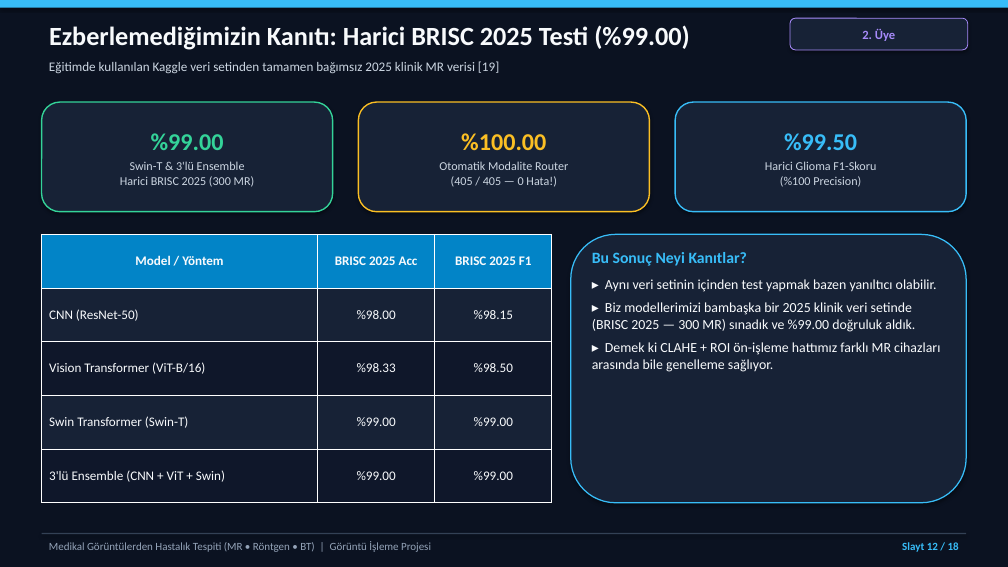
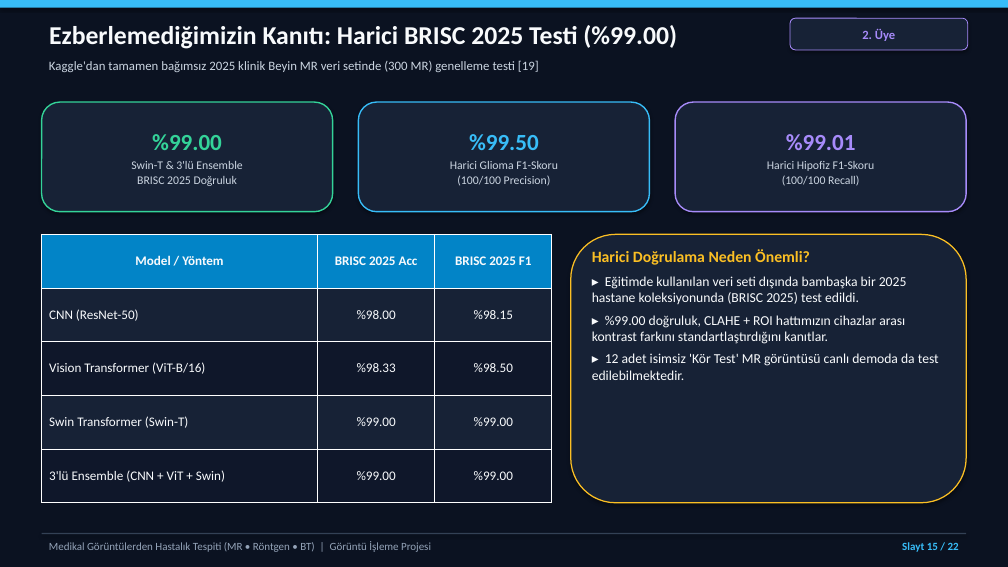
Before and after one commit to berkay01akin/medeical_disase_dedect, a slide deck: slide 15 of docs/Sunum_Medikal_Goruntu_Tespiti.pptx (slide 12 before the commit). Drawn at 1008x567 pixels with LibreOffice and Linux fonts; fonts in the diff are those of the drawing. Boxes give left, top, right and bottom in pixels: in the first picture for what was removed or moved away, otherwise in the second. Text is boxed around its words. In the diff, an @@ line names an element or a change of style, - is before the commit and + after.

```diff
--- a/docs/Sunum_Medikal_Goruntu_Tespiti.pptx
+++ b/docs/Sunum_Medikal_Goruntu_Tespiti.pptx
@@ text "Ezberlemediğimizin Kanıtı: Harici BRISC 2025 ..." at bbox=[49, 25, 677, 49]: size 25 to 24.5 pt @@
@@ text at bbox=[49, 60, 539, 72]: text changed; size 12.5 to 12.2 pt @@
-Eğitimde kullanılan Kaggle veri setinden tamamen bağımsız 2025 klinik MR verisi [19]
+Kaggle'dan tamamen bağımsız 2025 klinik Beyin MR veri setinde (300 MR) genelleme testi [19]
@@ rounded rectangle "%99.50" at bbox=[358, 102, 650, 212]: outline #FBBF24 1.3 pt to #38BDF8 1.3 pt @@
@@ rounded rectangle "%99.01" at bbox=[675, 102, 966, 212]: outline #38BDF8 1.3 pt to #A78BFA 1.3 pt @@
@@ text in rounded rectangle at bbox=[152, 134, 222, 150]: size 23 to 22 pt in "%99.00" @@
@@ text in rounded rectangle at bbox=[450, 134, 558, 186]: text changed; size 11.5 to 11.2 pt @@
-%100.00
-Otomatik Modalite Router
-(405 / 405 — 0 Hata!)
+%99.50
+Harici Glioma F1-Skoru
+(100/100 Precision)
@@ text in rounded rectangle at bbox=[767, 134, 875, 186]: text changed; size 11.5 to 11.2 pt @@
-%99.50
-Harici Glioma F1-Skoru
-(%100 Precision)
+%99.01
+Harici Hipofiz F1-Skoru
+(100/100 Recall)
@@ text in rounded rectangle at bbox=[131, 161, 242, 186]: text changed; size 11.5 to 11.2 pt @@
-Swin-T & 3'lü Ensemble
-Harici BRISC 2025 (300 MR)
+Swin-T & 3'lü Ensemble
+BRISC 2025 Doğruluk
@@ rounded rectangle at bbox=[571, 234, 966, 503]: outline #38BDF8 1.2 pt to #FBBF24 1.2 pt @@
@@ text at bbox=[592, 249, 939, 380]: text changed; size 13.2 to 13 pt @@
-Bu Sonuç Neyi Kanıtlar?
-▸ Aynı veri setinin içinden test yapmak bazen yanıltıcı olabilir.
-▸ Biz modellerimizi bambaşka bir 2025 klinik veri setinde (BRISC 2025 — 300 MR) sınadık ve %99.00 doğruluk aldık.
-▸ Demek ki CLAHE + ROI ön-işleme hattımız farklı MR cihazları arasında bile genelleme sağlıyor.
+Harici Doğrulama Neden Önemli?
+▸ Eğitimde kullanılan veri seti dışında bambaşka bir 2025 hastane koleksiyonunda (BRISC 2025) test edildi.
+▸ %99.00 doğruluk, CLAHE + ROI hattımızın cihazlar arası kontrast farkını standartlaştırdığını kanıtlar.
+▸ 12 adet isimsiz 'Kör Test' MR görüntüsü canlı demoda da test edilebilmektedir.
@@ text at bbox=[902, 542, 959, 552]: text changed @@
-Slayt 12 / 18
+Slayt 15 / 22
```
Also in this commit, not shown: 15 other slides changed, 6 slides added, 2 slides removed, 6 other files.
